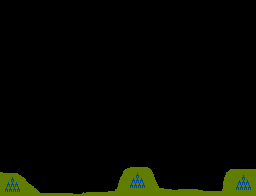
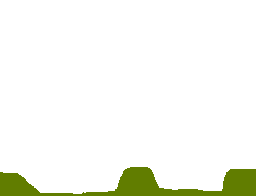
Before/after of a 256px x 196px layered artwork. What changed in the layer stack:
hid "图层 2" over [left=5, top=173, right=251, bottom=192]
hid "图层 0" over [left=0, top=0, right=256, bottom=194]
